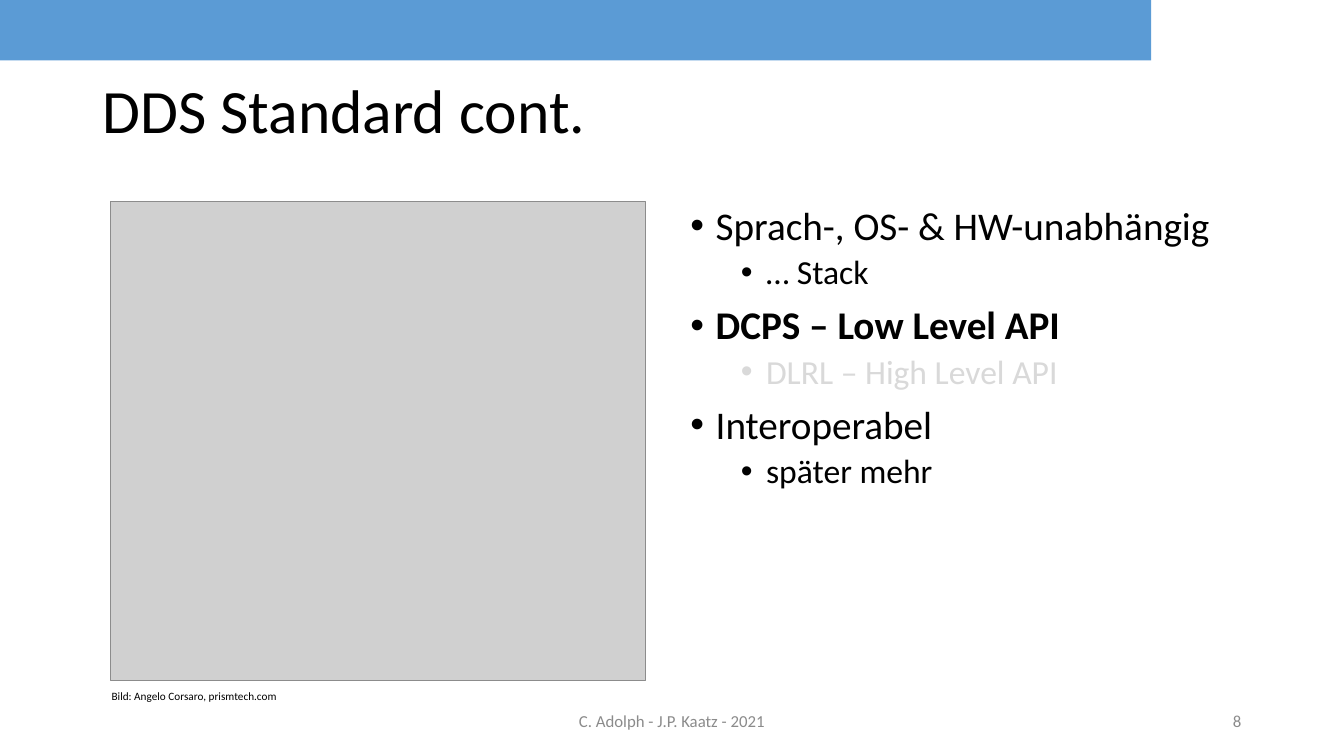
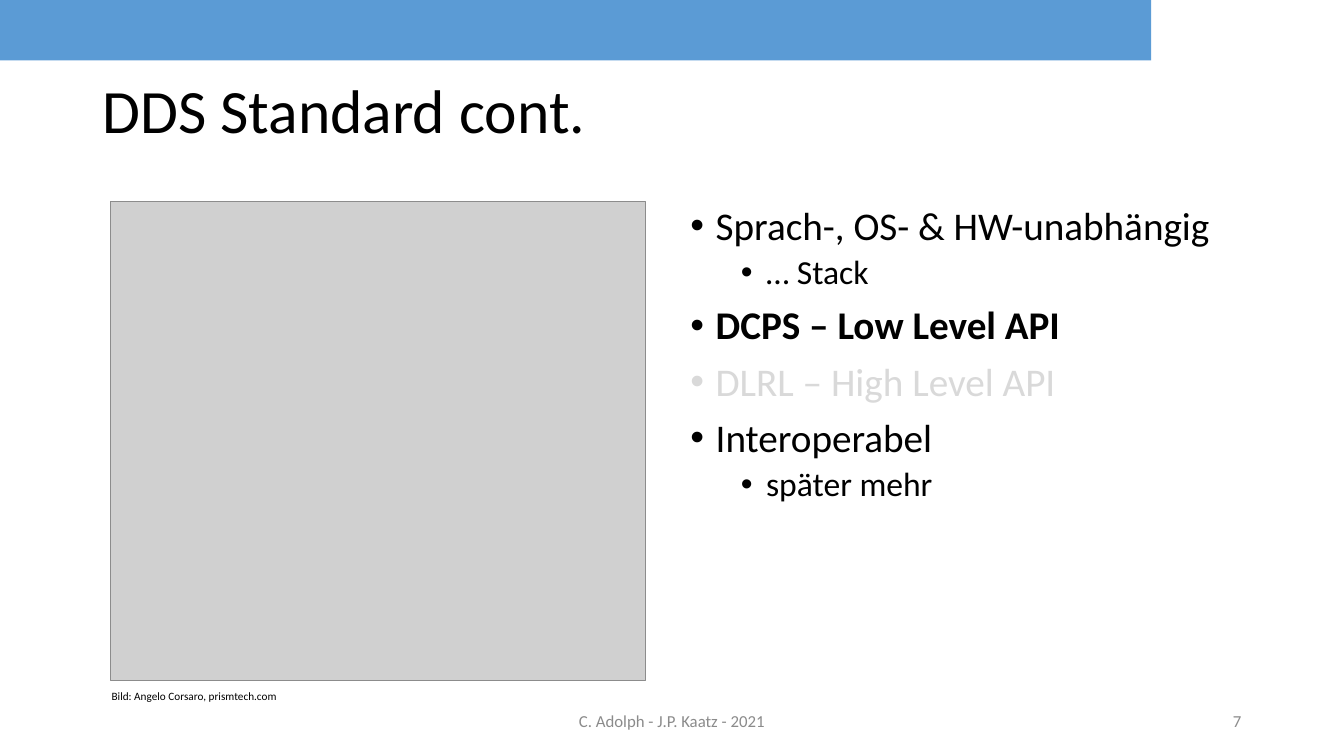
Before and after one commit to rocko/sisidm_sose2021, a slide deck: slide 7 of DDS_share_v477.pptx (slide 8 before the commit). Drawn at 1344x756 pixels with LibreOffice and Linux fonts; fonts in the diff are those of the drawing; grey boxes stand for pictures; background and template pictures are left out. Boxes give left, top, right and bottom in pixels: in the first picture for what was removed or moved away, otherwise in the second. Text is boxed around its words. In the diff, an @@ line names an element or a change of style, - is before the commit and + after.

```diff
--- a/DDS_share_v477.pptx
+++ b/DDS_share_v477.pptx
@@ text at [716,359,1056,407]: size 24 to 28 pt in "DLRL – High Level API"; list level 2 to 1 in "DLRL – High Level API" @@
@@ page number at [1233,716,1241,727]: text changed @@
-8
+7
```
Also in this commit, not shown: 6 other slides changed.
